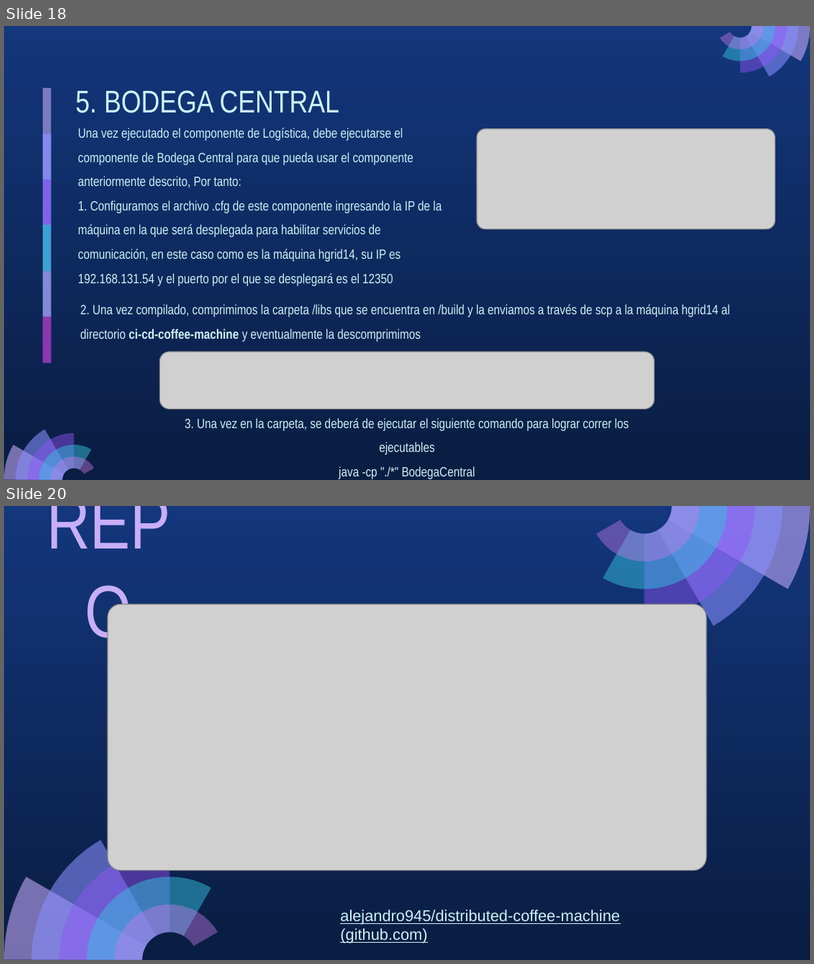
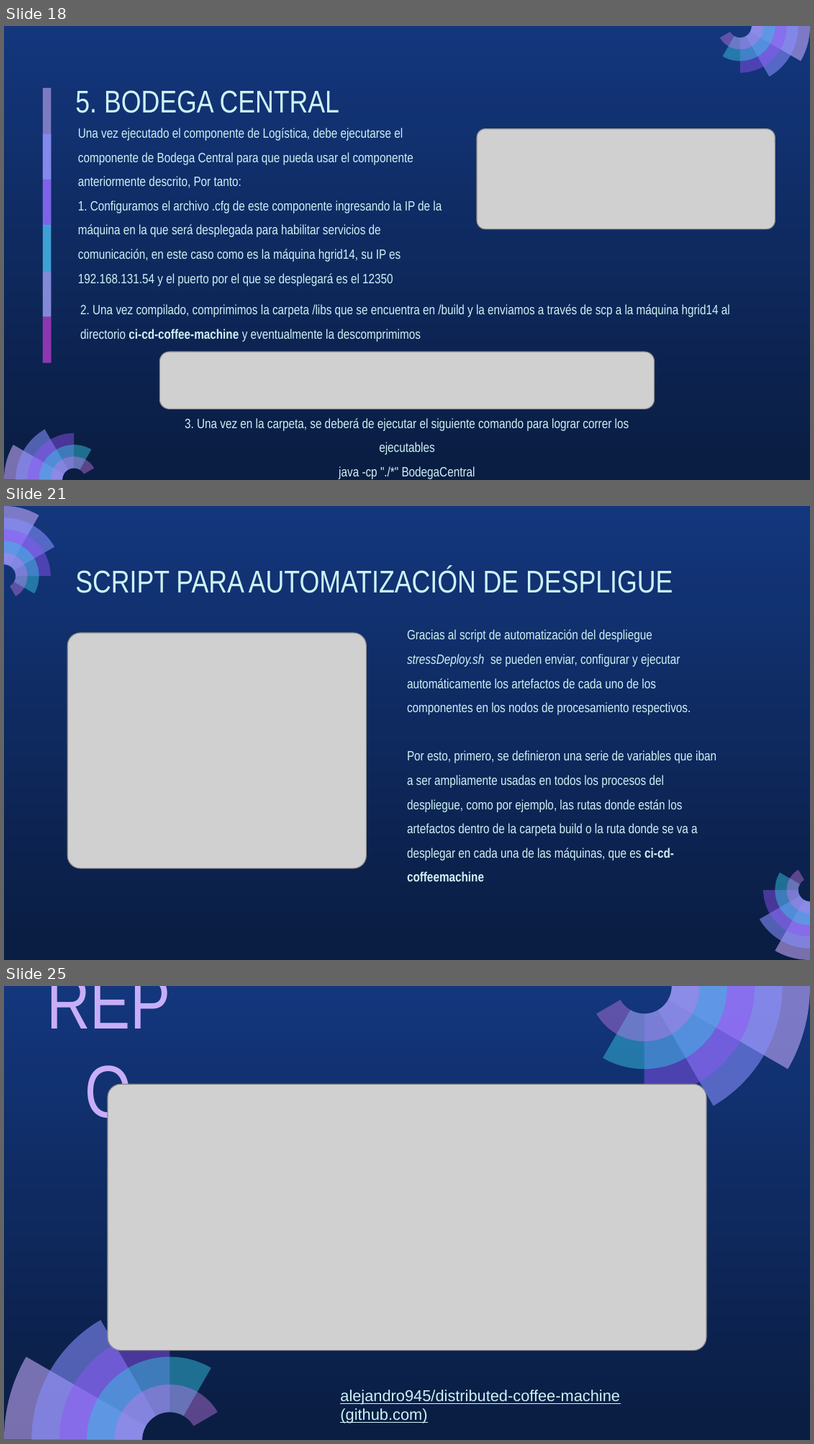
Before and after one commit to alejandro945/distributed-coffee-machine, a slide deck: docs/Despliegue CM.pptx. Shown one above the other, each under a label of ours: slides 18 and 20 before the commit, slides 18, 21 and 25 after it; the slides between them are not shown. The pictures are 814x964 and 814x1444 pixels, drawn with LibreOffice and Linux fonts; fonts in the diff are those of the drawing; grey boxes stand for pictures. Boxes give left, top, right and bottom in pixels: in the first picture for what was removed or moved away, otherwise in the second. Text is boxed around its words. In the diff, an @@ line names an element or a change of style, - is before the commit and + after.

Commit message:
broker and proxy deploy specified. Bash script added to slides

```diff
--- a/docs/Despliegue CM.pptx
+++ b/docs/Despliegue CM.pptx
@@ slide 21 added at bbox=[4, 506, 810, 960], background gradient #13367C to #0A1D42 @@
@@ group added at bbox=[4, 506, 55, 596]: 5 freeform shapes @@
@@ title added at bbox=[75, 567, 673, 593], 28 pt, text #CEF3F5 @@
+SCRIPT PARA AUTOMATIZACIÓN DE DESPLIGUE
@@ picture added at bbox=[67, 633, 367, 868] @@
@@ text added at bbox=[407, 629, 717, 881], 12 pt, text #CEF3F5 @@
+Gracias al script de automatización del despliegue stressDeploy.sh se pueden enviar, configurar y ejecutar automáticamente los artefactos de cada uno de los componentes en los nodos de procesamiento respectivos.
+Por esto, primero, se definieron una serie de variables que iban a ser ampliamente usadas en todos los procesos del despliegue, como por ejemplo, las rutas donde están los artefactos dentro de la carpeta build o la ruta donde se va a desplegar en cada una de las máquinas, que es ci-cd-coffeemachine
@@ group added at bbox=[759, 870, 810, 960]: 5 freeform shapes @@
@@ what was slide 20 is now slide 25 @@
```
Also in this commit, not shown: 1 slide changed, 4 other slides added, 1 other file.
